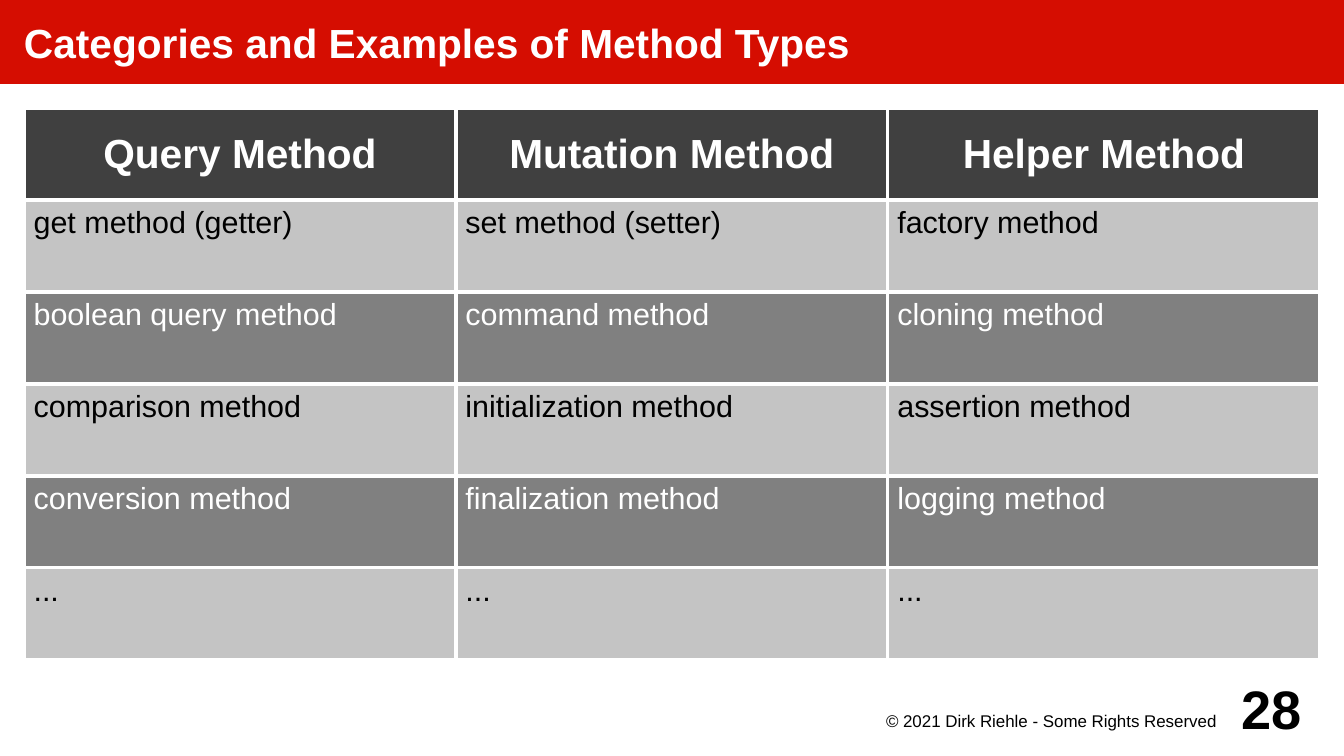
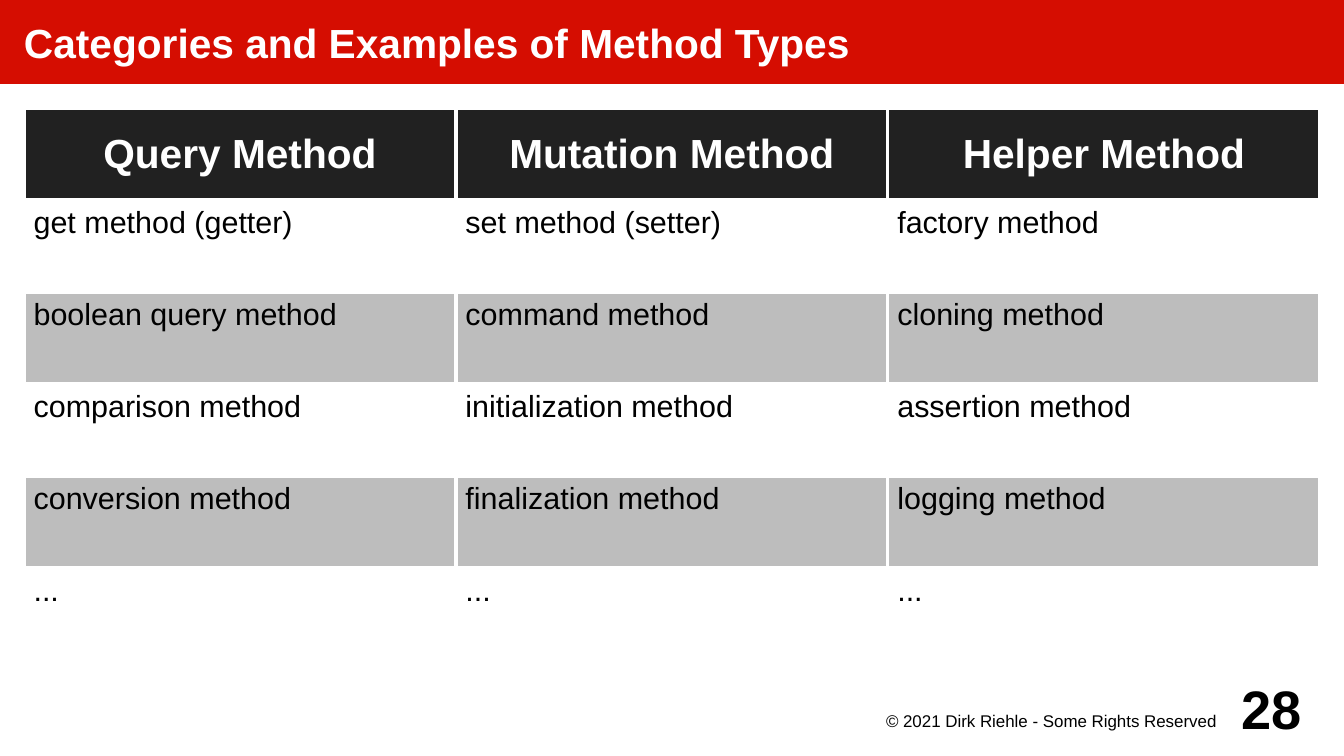
Before and after one commit to dirkriehle/amos-course, a slide deck: slide 28 of Lecture slides/AMOS E01 - Software Development.odp. Drawn at 1344x756 pixels with LibreOffice and Linux fonts; fonts in the diff are those of the drawing. Boxes give left, top, right and bottom in pixels: in the first picture for what was removed or moved away, otherwise in the second. Text is boxed around its words. In the diff, an @@ line names an element or a change of style, - is before the commit and + after.

```diff
--- a/Lecture slides/AMOS E01 - Software Development.odp
+++ b/Lecture slides/AMOS E01 - Software Development.odp
@@ table at bbox=[24, 109, 1321, 661] @@
@@ fill #404040 to #212121 in row 1 @@
@@ fill #C4C4C4 to #FFFFFF in 9 cells @@
@@ fill #808080 to #BDBDBD in 6 cells @@
@@ text colour #FFFFFF to #000000 in "boolean query method", "command method", "cloning method", "conversion method" and 2 more places @@
```
Also in this commit, not shown: 1 other slide changed, 6 other files.
